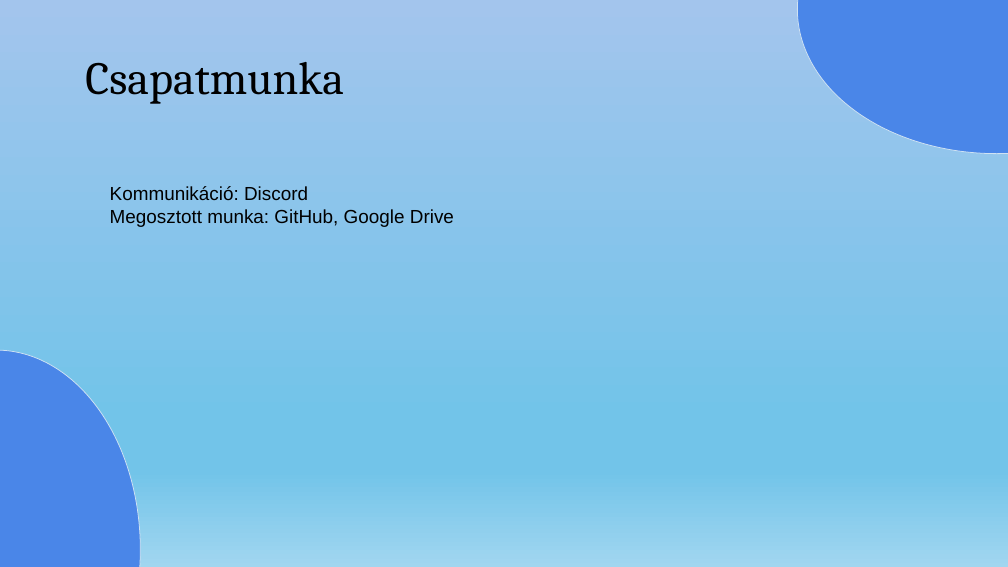
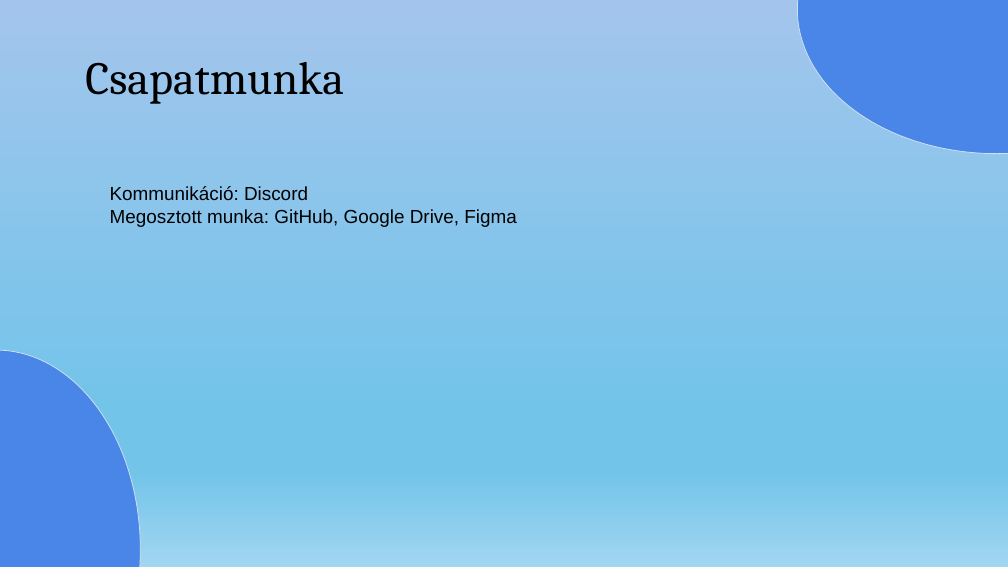
Before and after one commit to nagyls/13_S2_5_vizsgaremek, a slide deck: slide 11 of dokumentumok/Prezentáció_NagyLevedSamuel_TothTamas.pptx. Drawn at 1008x567 pixels with LibreOffice and Linux fonts; fonts in the diff are those of the drawing. Boxes give left, top, right and bottom in pixels: in the first picture for what was removed or moved away, otherwise in the second. Text is boxed around its words. In the diff, an @@ line names an element or a change of style, - is before the commit and + after.

```diff
--- a/dokumentumok/Prezentáció_NagyLevedSamuel_TothTamas.pptx
+++ b/dokumentumok/Prezentáció_NagyLevedSamuel_TothTamas.pptx
@@ text at box(110, 209, 516, 227): text changed @@
-Megosztott munka: GitHub, Google Drive
+Megosztott munka: GitHub, Google Drive, Figma
```
Also in this commit, not shown: 1 other slide changed, 1 slide removed.
